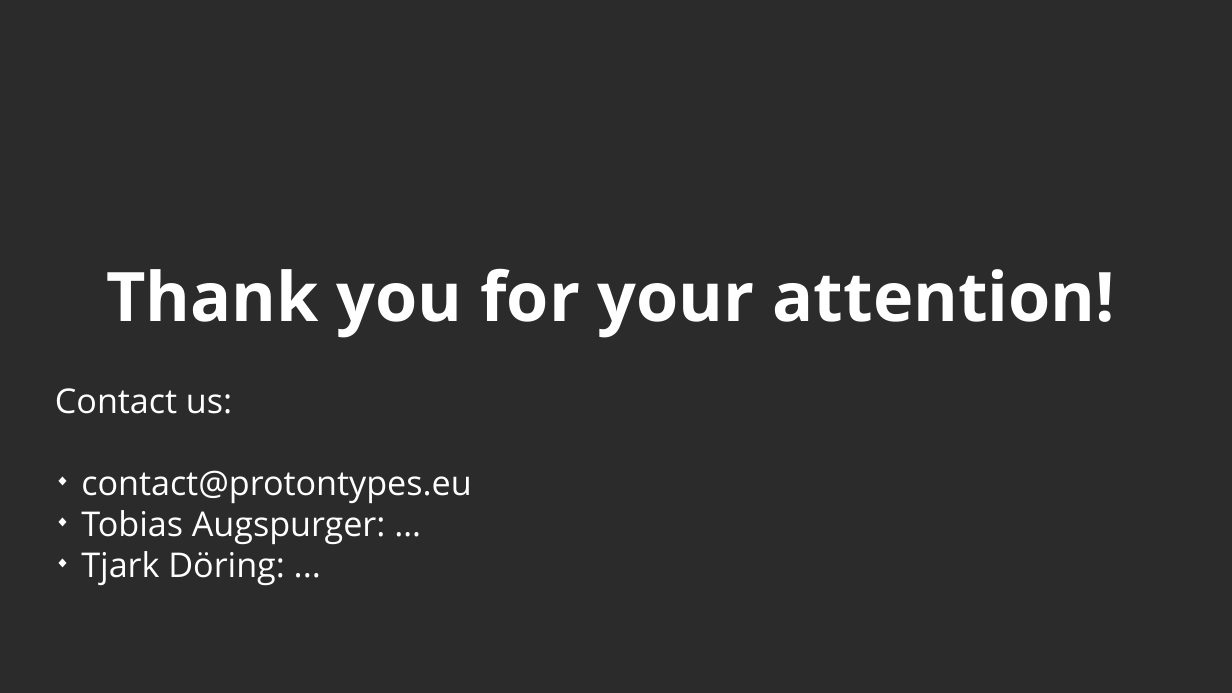
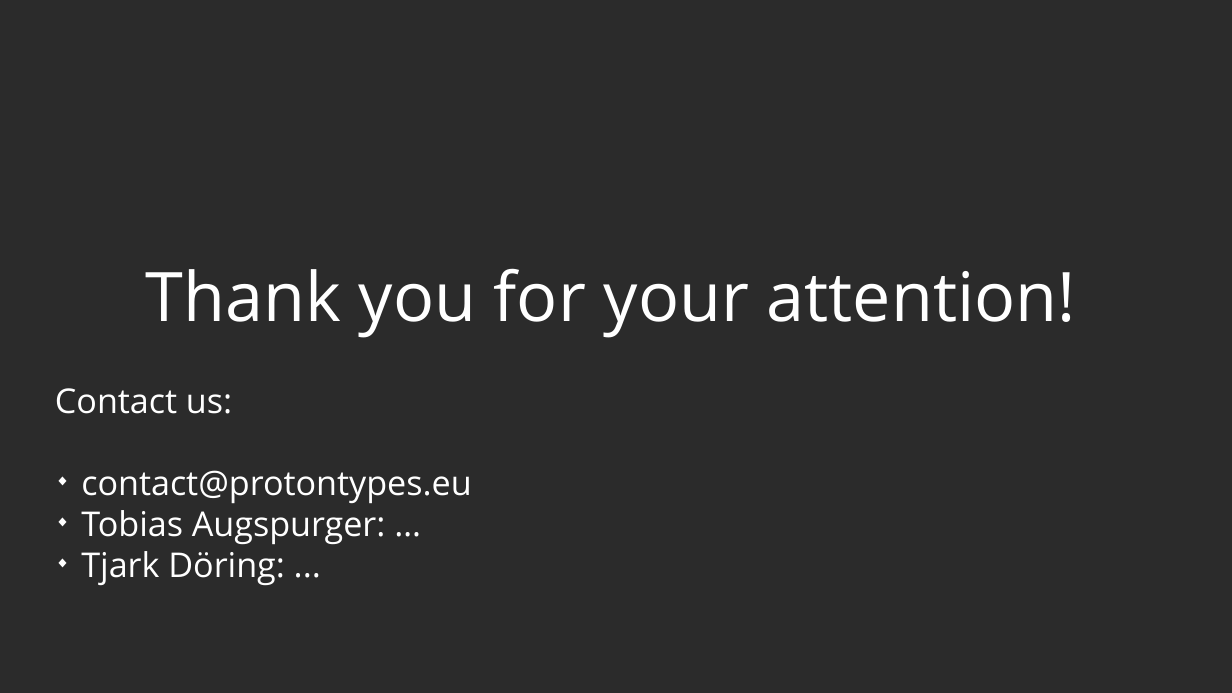
Before and after one commit to protontypes/documents, a slide deck: slide 10 of slides/2020-10-27_protontypes_GeneralSlides_R02.odp (slide 9 before the commit). Drawn at 1232x693 pixels with LibreOffice and Linux fonts; fonts in the diff are those of the drawing; background and template pictures are left out; a plain dark background stands for a picture behind light text. Boxes give left, top, right and bottom in pixels: in the first picture for what was removed or moved away, otherwise in the second. Text is boxed around its words. In the diff, an @@ line names an element or a change of style, - is before the commit and + after.

```diff
--- a/slides/2020-10-27_protontypes_GeneralSlides_R02.odp
+++ b/slides/2020-10-27_protontypes_GeneralSlides_R02.odp
@@ title "Thank you for your attention!" at (146,268,1076,338): bold off @@
```
Also in this commit, not shown: 4 other slides changed, 4 slides added, 3 slides removed, 2 other files.
